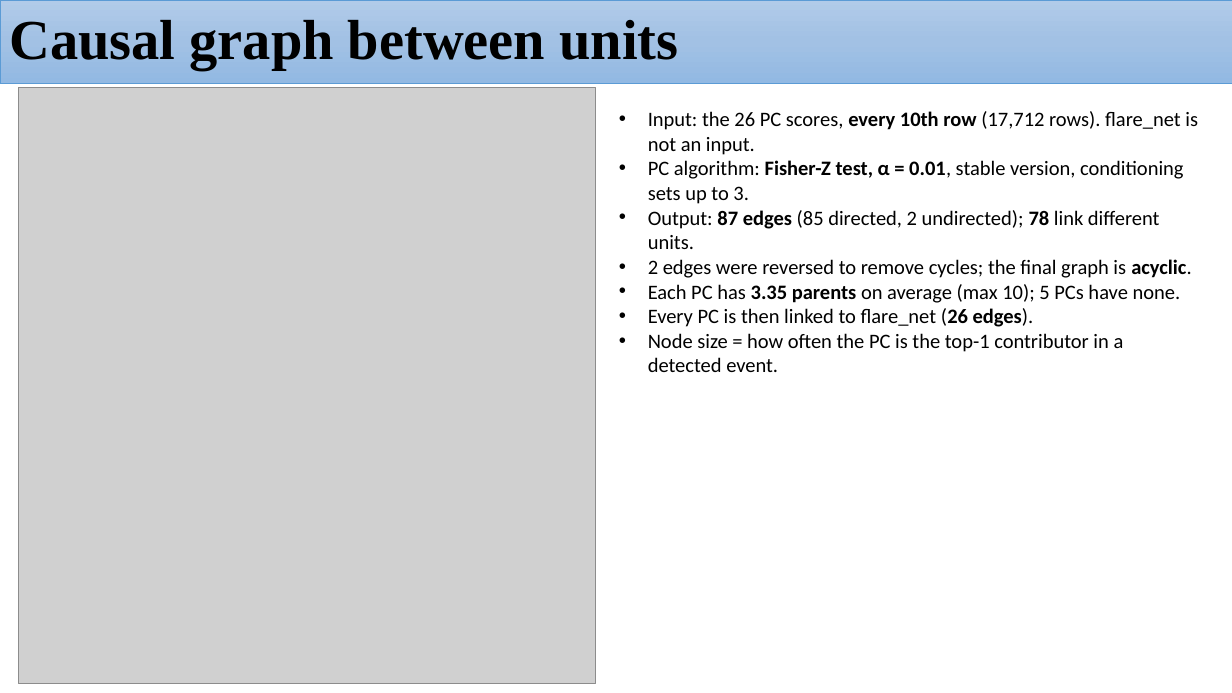
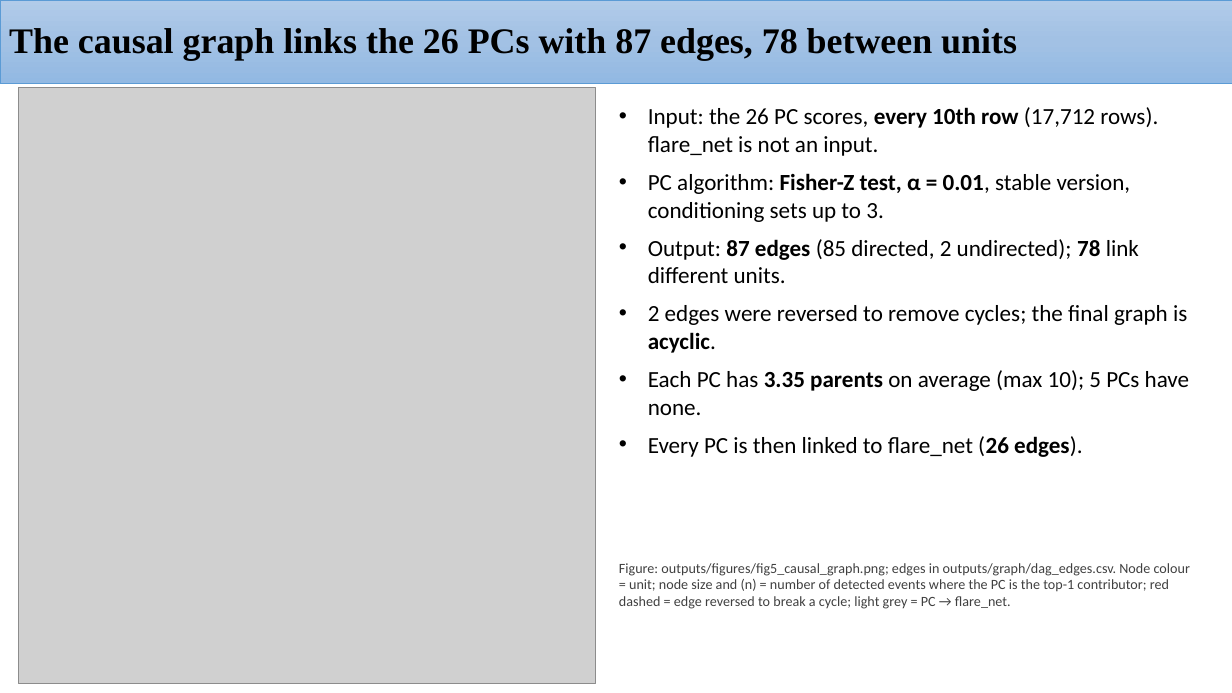
Before and after one commit to H-N-Chavda/Root-Cause-Detection, a slide deck: slide 12 of presentations/week10/HPCL Project_05112026_flare_RCA.pptx (slide 11 before the commit). Drawn at 1232x693 pixels with LibreOffice and Linux fonts; fonts in the diff are those of the drawing; grey boxes stand for pictures. Boxes give left, top, right and bottom in pixels: in the first picture for what was removed or moved away, otherwise in the second. Text is boxed around its words. In the diff, an @@ line names an element or a change of style, - is before the commit and + after.

```diff
--- a/presentations/week10/HPCL Project_05112026_flare_RCA.pptx
+++ b/presentations/week10/HPCL Project_05112026_flare_RCA.pptx
@@ title at [9,28,1017,60]: text changed; size 44 to 28 pt @@
-Causal graph between units
+The causal graph links the 26 PCs with 87 edges, 78 between units
@@ text "Input: the 26 PC scores, ..." at [648,107,1189,457]: size 16 to 18 pt; more space between paragraphs @@
@@ text at [648,333,1124,372]: paragraph removed @@
-• Node size = how often the PC is the top-1 contributor in a detected event.
@@ text added at [619,563,1190,609], 11 pt, text #404040 @@
+Figure: outputs/figures/fig5_causal_graph.png; edges in outputs/graph/dag_edges.csv. Node colour = unit; node size and (n) = number of detected events where the PC is the top-1 contributor; red dashed = edge reversed to break a cycle; light grey = PC → flare_net.
```
Also in this commit, not shown: 20 other slides changed, 2 slides added, 1 slide removed, 3 other files.
